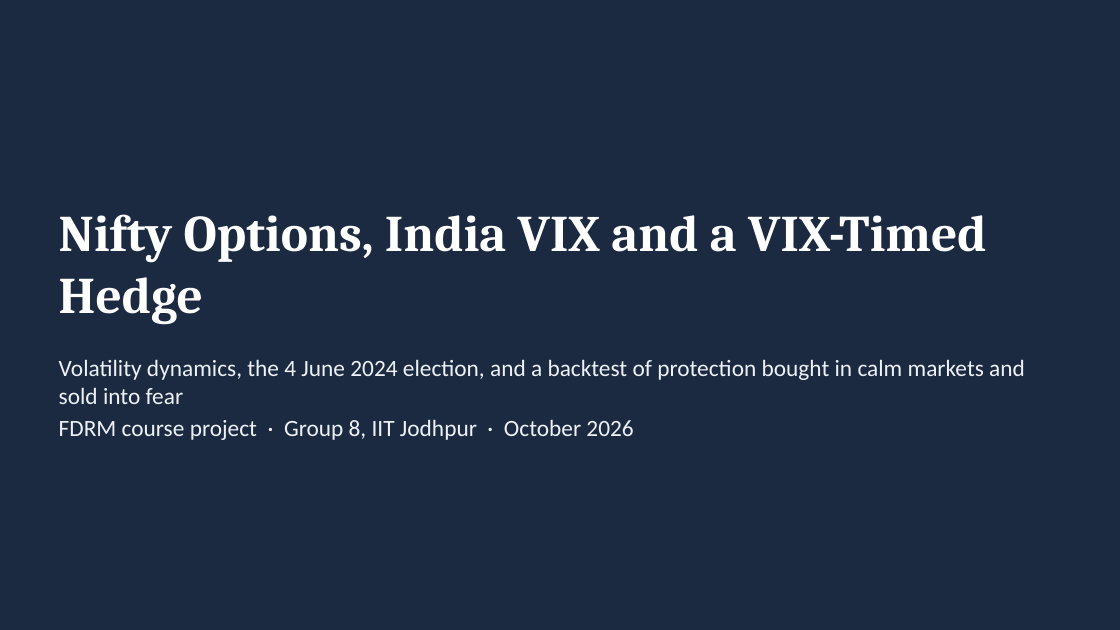
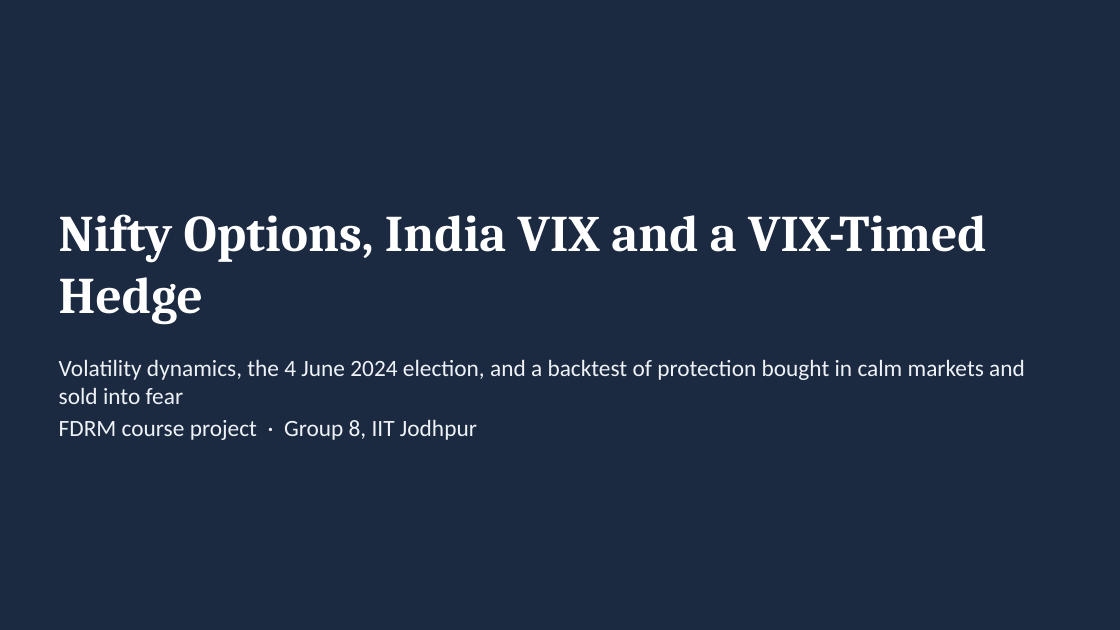
Before and after one commit to Subham1709/FDRM_VIX, a slide deck: slide 1 of docs/fdrm_vix_presentation.pptx. Drawn at 1120x630 pixels with LibreOffice and Linux fonts; fonts in the diff are those of the drawing. Boxes give left, top, right and bottom in pixels: in the first picture for what was removed or moved away, otherwise in the second. Text is boxed around its words. In the diff, an @@ line names an element or a change of style, - is before the commit and + after.

```diff
--- a/docs/fdrm_vix_presentation.pptx
+++ b/docs/fdrm_vix_presentation.pptx
@@ text at (59,419,477,440): text changed @@
-FDRM course project · Group 8, IIT Jodhpur · October 2026
+FDRM course project · Group 8, IIT Jodhpur
```
Also in this commit, not shown: 7 other files.
